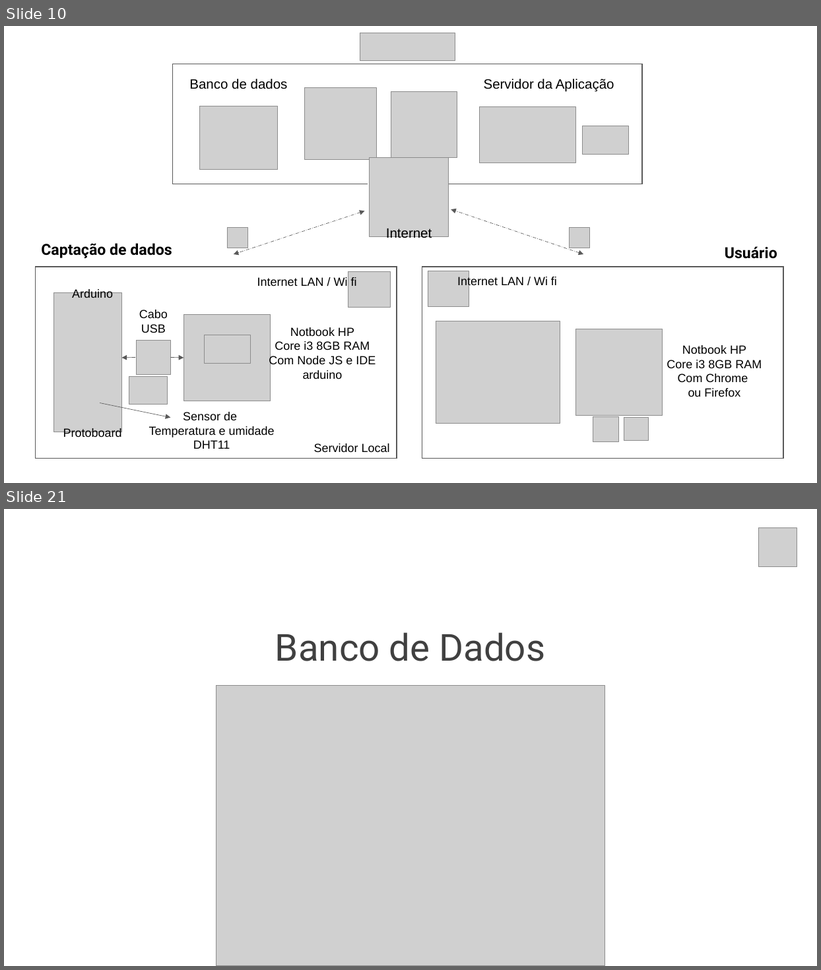
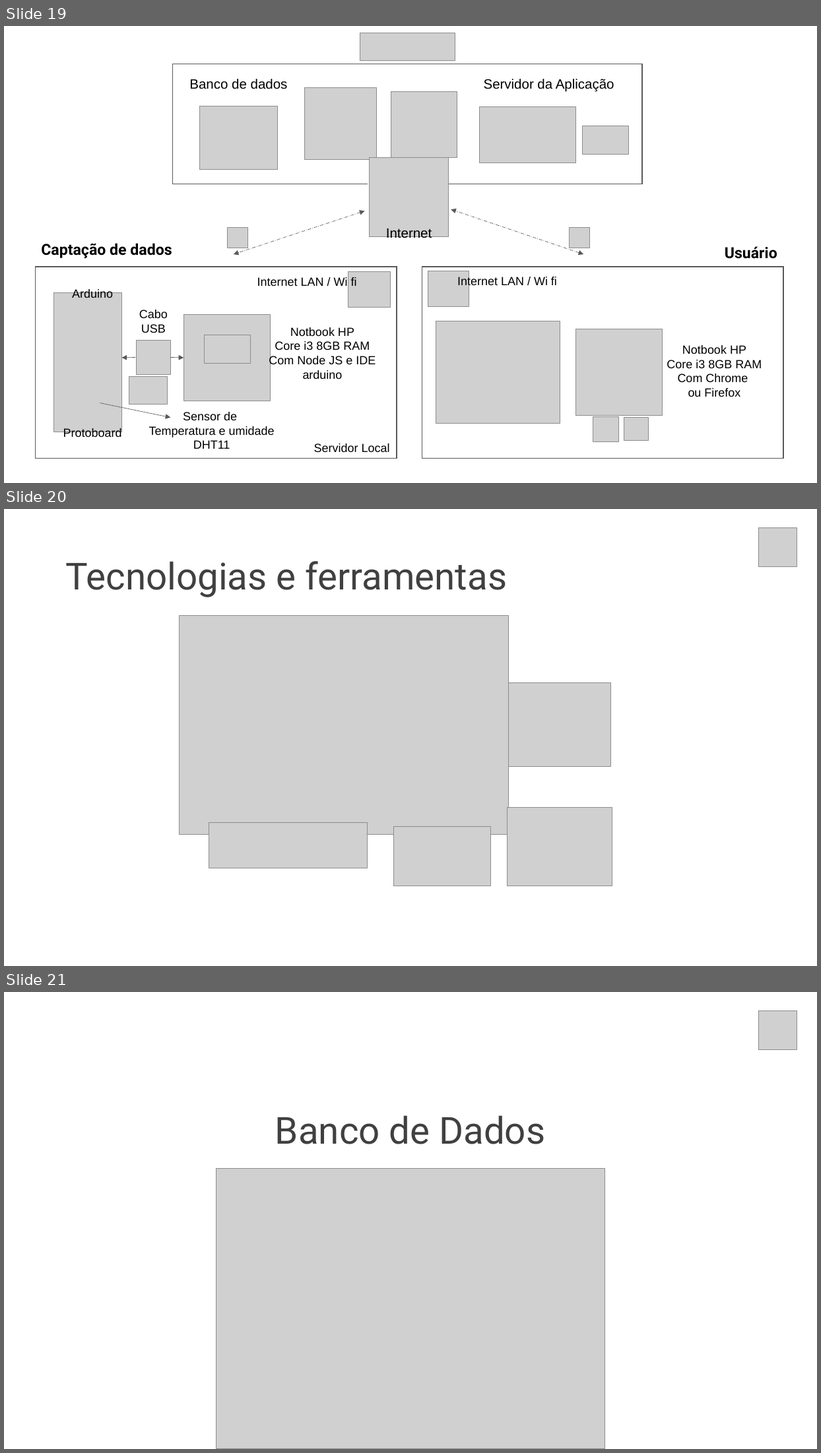
Before and after one commit to gui-ss/projeto-bandtec, a slide deck: documentacao/chameleon.pptx. Shown one above the other, each under a label of ours: slides 10 and 21 before the commit, slides 19, 20 and 21 after it; the slides between them are not shown. The pictures are 821x970 and 821x1453 pixels, drawn with LibreOffice and Linux fonts; fonts in the diff are those of the drawing; grey boxes stand for pictures. Boxes give left, top, right and bottom in pixels: in the first picture for what was removed or moved away, otherwise in the second. Text is boxed around its words. In the diff, an @@ line names an element or a change of style, - is before the commit and + after.

```diff
--- a/documentacao/chameleon.pptx
+++ b/documentacao/chameleon.pptx
@@ slide 20 added at box(4, 509, 817, 966), background #FFFFFF @@
@@ picture added at box(758, 528, 797, 566) @@
@@ title added at box(66, 561, 508, 597), 44 pt, text #404040 @@
+Tecnologias e ferramentas
@@ picture added at box(179, 615, 508, 835) @@
@@ picture added at box(508, 683, 611, 767) @@
@@ picture added at box(209, 823, 368, 868) @@
@@ picture added at box(507, 807, 613, 886) @@
@@ picture added at box(394, 827, 491, 887) @@
@@ what was slide 10 is now slide 19 @@
```
Also in this commit, not shown: 1 slide changed, 8 other slides added, 3 slides removed.
